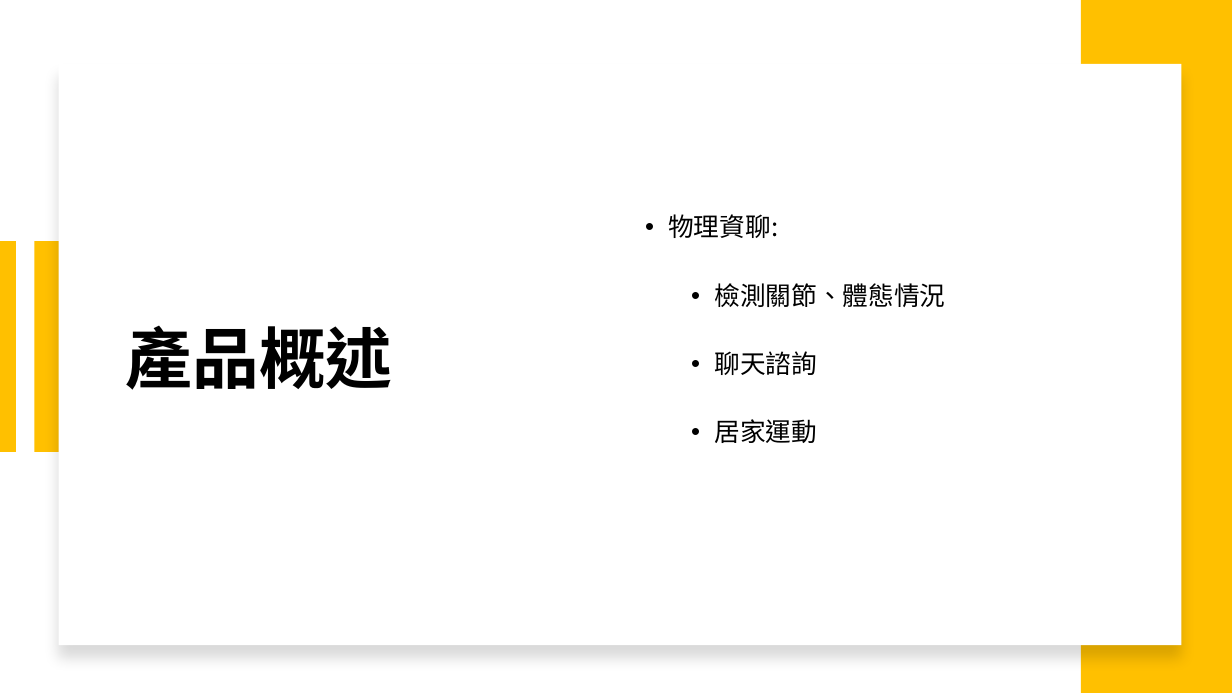
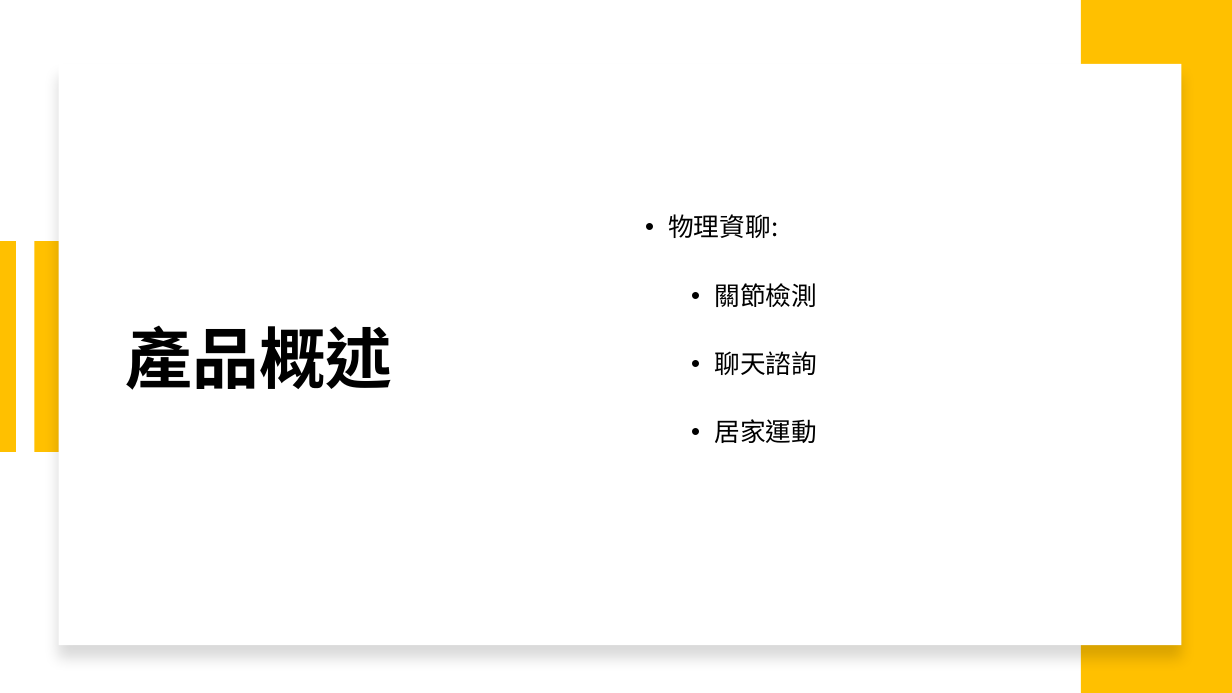
Before and after one commit to michaelchen1225/-, a slide deck: slide 8 of 整合/報告/產品報告.pptx. Drawn at 1232x693 pixels with LibreOffice and Linux fonts; fonts in the diff are those of the drawing. Boxes give left, top, right and bottom in pixels: in the first picture for what was removed or moved away, otherwise in the second. Text is boxed around its words. In the diff, an @@ line names an element or a change of style, - is before the commit and + after.

```diff
--- a/整合/報告/產品報告.pptx
+++ b/整合/報告/產品報告.pptx
@@ text at (714, 283, 817, 307): text changed @@
-  • 檢測關節、體態情況
+  • 關節檢測
```
Also in this commit, not shown: 3 other slides changed, 1 slide removed, 2 other files.
